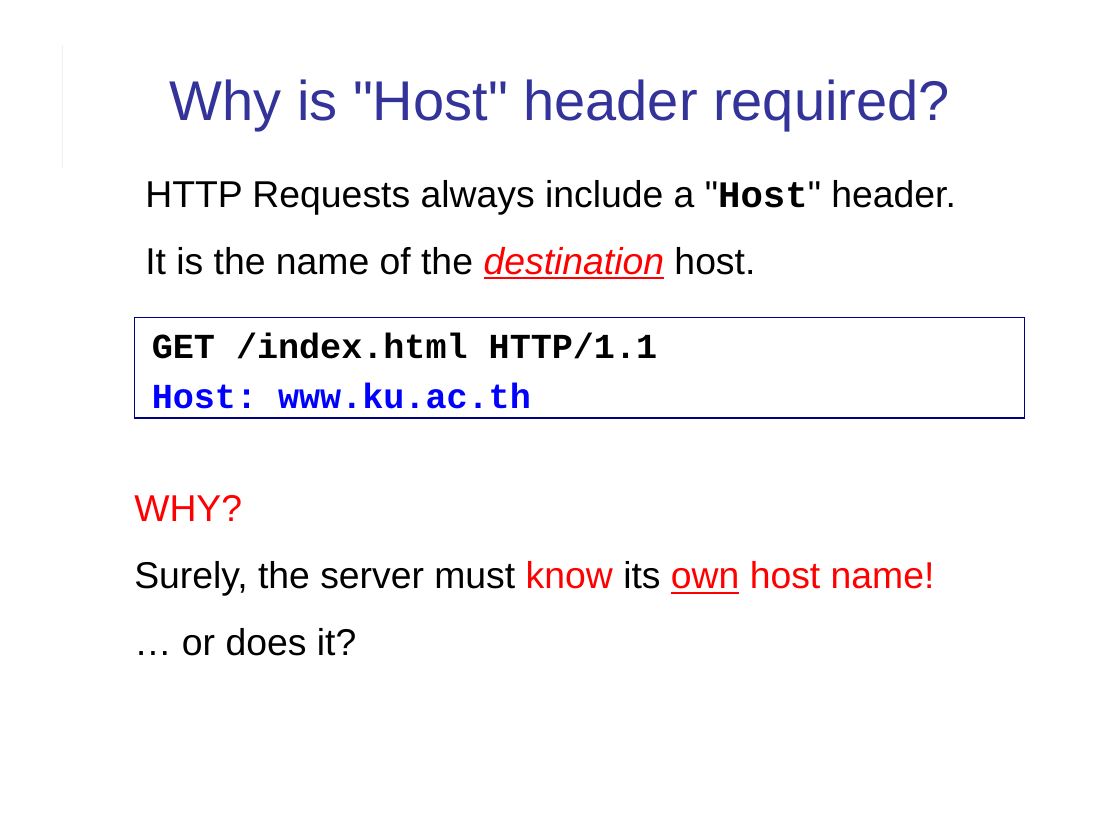
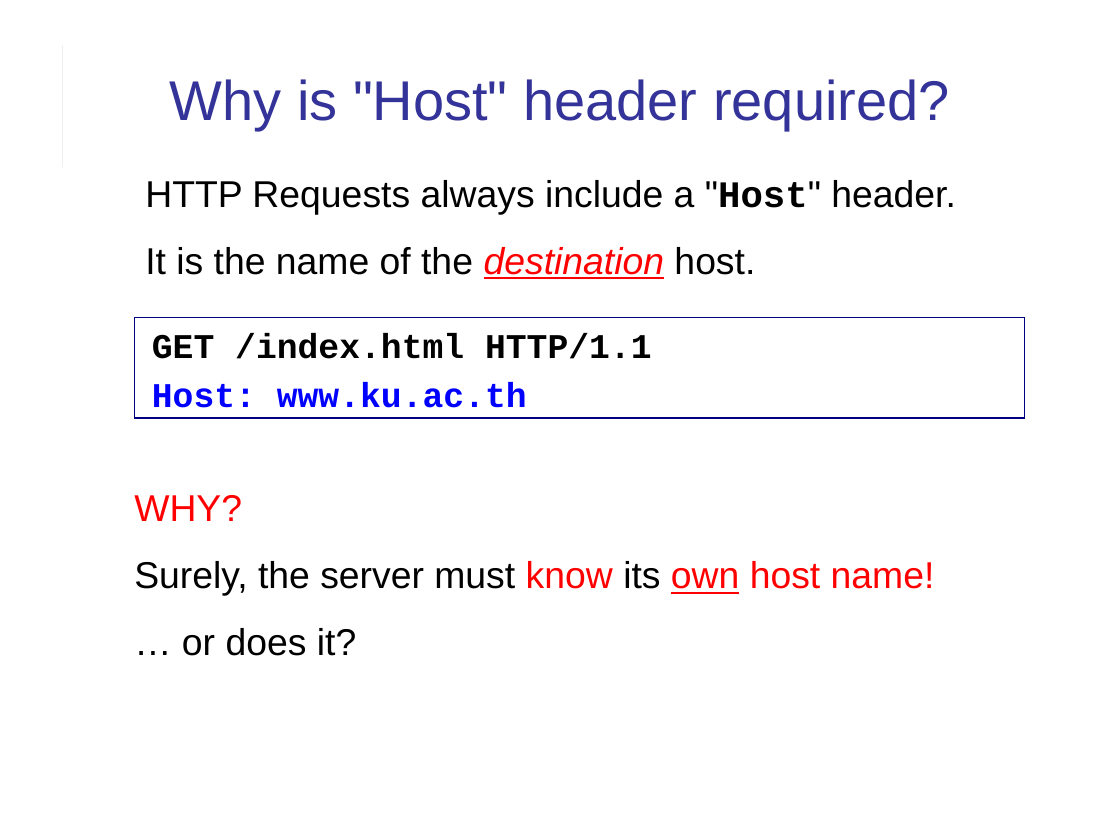
Before and after one commit to cpske/ISP, a slide deck: slide 35 of web/HTTP.pptx. Drawn at 1120x840 pixels with LibreOffice and Linux fonts; fonts in the diff are those of the drawing. Boxes give left, top, right and bottom in pixels: in the first picture for what was removed or moved away, otherwise in the second. Text is boxed around its words. In the diff, an @@ line names an element or a change of style, - is before the commit and + after.

```diff
--- a/web/HTTP.pptx
+++ b/web/HTTP.pptx
@@ rectangle "GET /index.html HTTP/1.1" at (134, 318, 1025, 418): size 22.6 to 22.3 pt @@
```
Also in this commit, not shown: 18 other slides changed, 9 other files.
